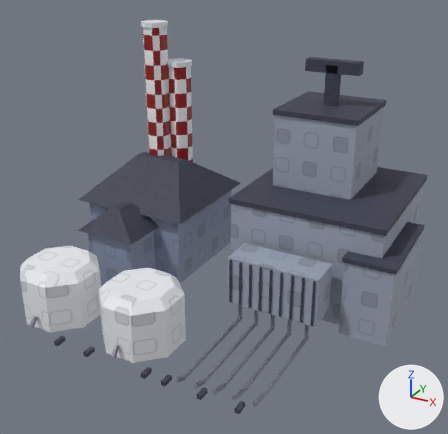
The glTF model power_a_city/modeles/Centrale_Rouge_Blanc.glb as it was, and as the next commit left it.
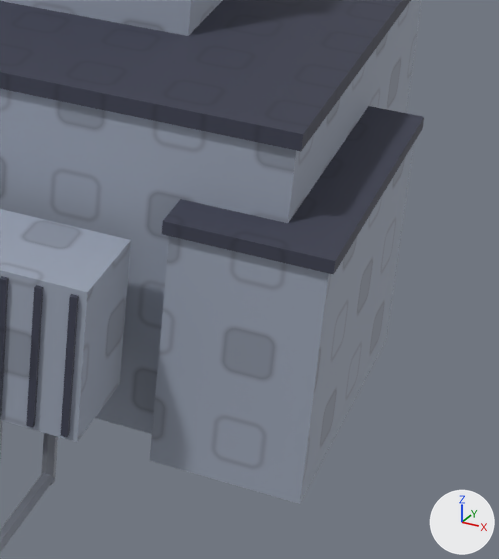
Each version is shown whole from a 50 mm lens placed at (8.1, -14.33, 9.73), pointed at (0.38, -0.28, 2.7), then close up on the part from 65% to 100% of the width and 43% to 84% of the height. Arrows for +X, +Y and +Z are at lower right; the lights stay in place. The first two pictures are the older version. Vertices at exactly the same position are counted once.

Objects in the first close-up: 'Centrale_Rouge_Blanc'.
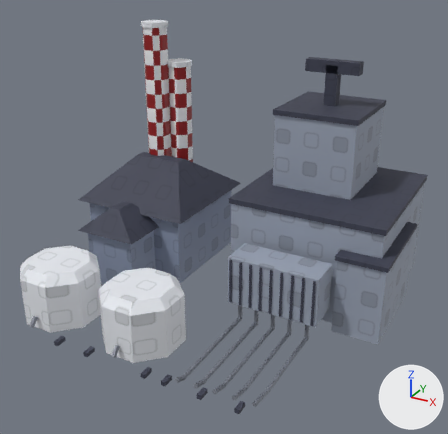
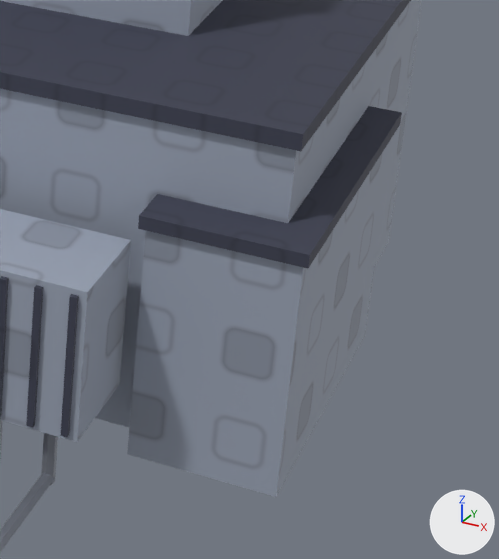
Changed parts and their boxes (x1, y1, x2, y2) in the close-ups (499 x 559 px; the box of a moved part takes in the faces that stretch with it):
'Centrale_Rouge_Blanc', reshaped
    before: (0, 0, 424, 552)
    after: (0, 0, 422, 552)
part 1 of me_centrale_rouge_blanc, moved or reshaped
    before: (162, 106, 424, 275)
    after: (138, 106, 402, 268)
part 2 of me_centrale_rouge_blanc, moved or reshaped
    before: (150, 144, 414, 504)
    after: (127, 138, 392, 497)

The change in detail:
me_centrale_rouge_blanc is used by ob_centrale_rouge_blanc; location (0.0, 0.0, 0.0).
me_centrale_rouge_blanc had 558 vertices, 920 faces and spanned x -4.95..5.3, y -4.45..4.75, z 0.0..7.57.
me_centrale_rouge_blanc now has 556 vertices, 920 faces and spans x -4.95..5.1, y -4.45..4.75, z 0.0..7.57.
me_centrale_rouge_blanc part 1: the loose piece of 8 vertices spanning x 3.9..5.3, y -0.35..2.75, z 2.2..2.32 is moved by (-0.2, 0.0, 0.0).
me_centrale_rouge_blanc part 2: the loose piece of 8 vertices spanning x 3.95..5.25, y -0.3..2.7, z 0.0..2.2 is moved by (-0.2, 0.0, 0.0).
Other edits to the shape of me_centrale_rouge_blanc do not show in these pictures.
